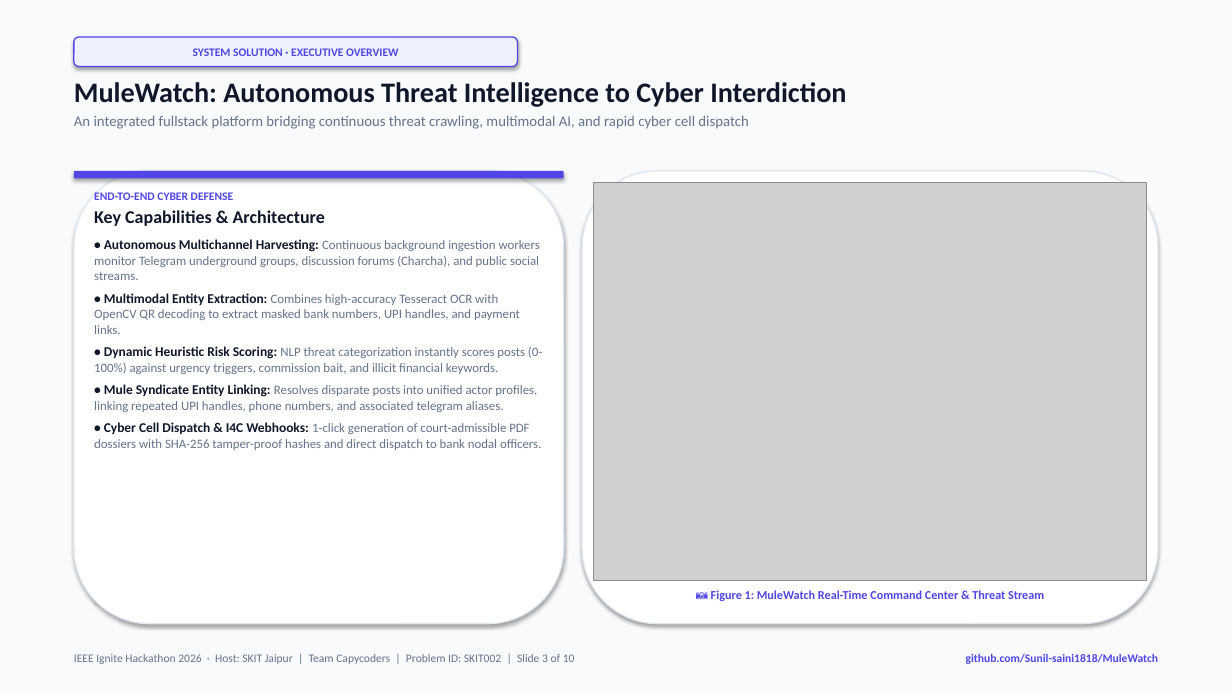
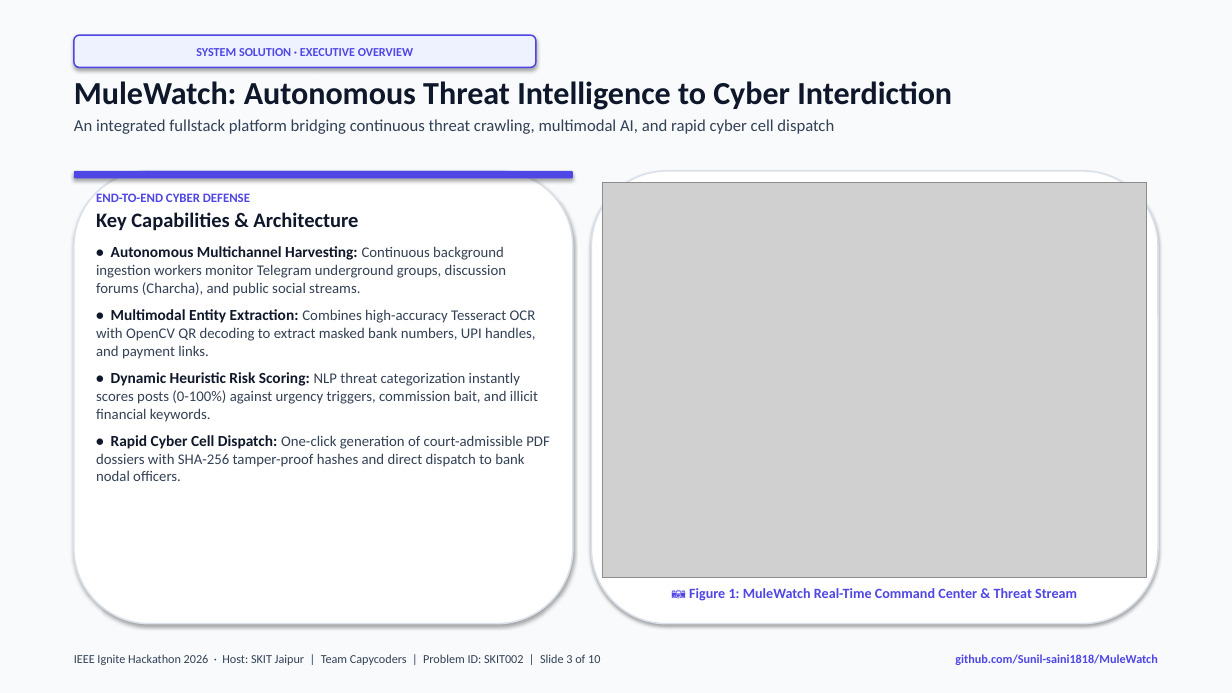
Before and after one commit to Sunil-saini1818/MuleWatch, a slide deck: slide 3 of MuleWatch_Presentation_IEEE_Ignite_2026.pptx. Drawn at 1232x693 pixels with LibreOffice and Linux fonts; fonts in the diff are those of the drawing; grey boxes stand for pictures. Boxes give left, top, right and bottom in pixels: in the first picture for what was removed or moved away, otherwise in the second. Text is boxed around its words. In the diff, an @@ line names an element or a change of style, - is before the commit and + after.

Commit message:
style: enhance typography, visibility, and layout alignment in pitch deck

```diff
--- a/MuleWatch_Presentation_IEEE_Ignite_2026.pptx
+++ b/MuleWatch_Presentation_IEEE_Ignite_2026.pptx
@@ rounded rectangle "SYSTEM SOLUTION · EXECUTIVE OVERVIEW": place and size @@
-rounded rectangle "SYSTEM SOLUTION · EXECUTIVE OVERVIEW" at [74, 37, 518, 67]
+rounded rectangle "SYSTEM SOLUTION · EXECUTIVE OVERVIEW" at [74, 35, 536, 67]
@@ rounded rectangle "SYSTEM SOLUTION · EXECUTIVE OVERVIEW" at [74, 35, 536, 67]: size 9 to 9.5 pt; outline #4F46E5 1 pt to #4F46E5 1.2 pt @@
@@ text "MuleWatch: Autonomous Threat Intelligence to ..." at [74, 81, 952, 134]: size 22 to 25 pt in "MuleWatch: Autonomous Threat Intelligence to Cyber Interdict ..."; size 11.5 to 13 pt, text colour #64748B to #334155 in "An integrated fullstack platform bridging continuous threat ..." @@
@@ rounded rectangle: place and size @@
-rounded rectangle at [74, 171, 564, 178]
+rounded rectangle at [74, 171, 573, 178]
@@ rounded rectangle at [74, 171, 573, 624]: outline #E2E8F0 1 pt to #DAE1EB 1.2 pt @@
@@ rounded rectangle: place and size @@
-rounded rectangle at [74, 171, 564, 624]
+rounded rectangle at [74, 171, 573, 624]
@@ rounded rectangle: place and size @@
-rounded rectangle at [582, 171, 1158, 624]
+rounded rectangle at [592, 171, 1158, 624]
@@ rounded rectangle at [592, 171, 1158, 624]: outline #E2E8F0 1 pt to #DAE1EB 1.2 pt @@
@@ text at [96, 193, 538, 422]: size 9 to 10 pt in "END-TO-END CYBER DEFENSE"; size 14 to 16 pt in "Key Capabilities & Architecture"; size 10.5 to 12 pt in "• Autonomous Multichannel Harvesting:", "• Multimodal Entity Extraction:", "• Dynamic Heuristic Risk Scoring:"; size 10 to 11.5 pt, text colour #64748B to #334155 in "Continuous background ingestion workers monitor Telegram und ...", "Combines high-accuracy Tesseract OCR with OpenCV QR ...", "NLP threat categorization instantly scores posts (0-100%) ..."; more space between paragraphs @@
@@ picture: place and size @@
-picture at [593, 182, 1147, 580]
+picture at [603, 182, 1147, 578]
@@ text at [96, 435, 549, 481]: text changed; size 10 to 11.5 pt; text colour #64748B to #334155 @@
-• Mule Syndicate Entity Linking: Resolves disparate posts into unified actor profiles, linking repeated UPI handles, phone numbers, and associated telegram aliases.
-• Cyber Cell Dispatch & I4C Webhooks: 1-click generation of court-admissible PDF dossiers with SHA-256 tamper-proof hashes and direct dispatch to bank nodal officers.
+• Rapid Cyber Cell Dispatch: One-click generation of court-admissible PDF dossiers with SHA-256 tamper-proof hashes and direct dispatch to bank nodal officers.
@@ text "📷 Figure 1: MuleWatch Real-Time ...": place and size @@
-text "📷 Figure 1: MuleWatch Real-Time ..." at [711, 590, 1044, 601]
+text "📷 Figure 1: MuleWatch Real-Time ..." at [689, 588, 1077, 601]
@@ text "📷 Figure 1: MuleWatch Real-Time ..." at [689, 588, 1077, 601]: size 9.5 to 11 pt @@
@@ text "IEEE Ignite Hackathon 2026 · ..." at [74, 654, 600, 665]: size 9 to 9.5 pt, text colour #64748B to #334155 @@
@@ text "github.com/Sunil-saini1818/MuleWatch" at [955, 654, 1157, 665]: size 9 to 9.5 pt @@
```
Also in this commit, not shown: 9 other slides changed, 1 other file.
